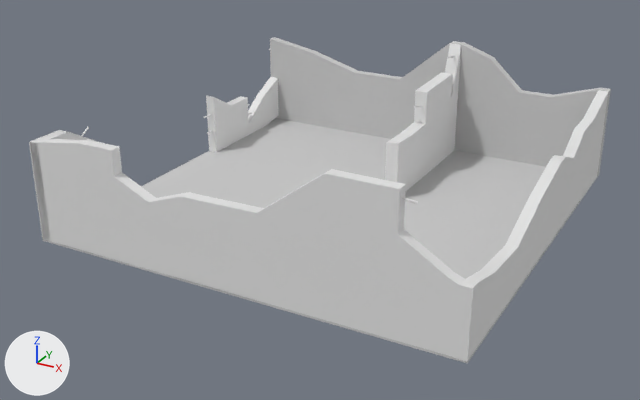
Before and after pictures for a commit that changed the FBX model Laikos/LaikosContent/Models/Decorations/Ruins2/ruins.FBX.
Rendered twice from a camera (50 mm lens) standing at (18.1, -35.3, 17.6) and looking at (-0.6, -1.4, 0.7). Every picture has the same lights, and +X, +Y and +Z are marked at lower left. Where no turn or scale is listed for an object, it has been applied to the vertices.
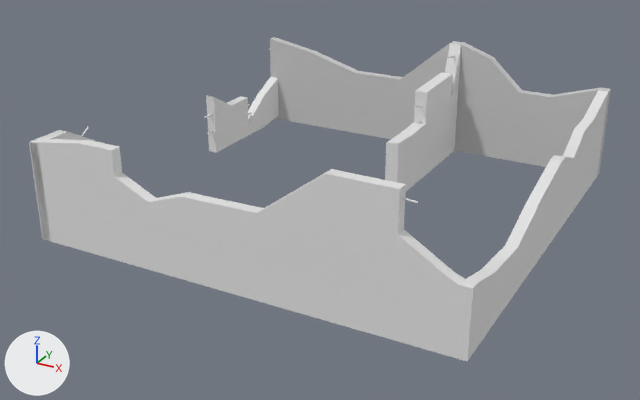
Location of each change, [x1, y1, x2, y2] in pixels of the pictures (640 x 400 px):
'floor', deleted: before [43, 118, 599, 363]

Edits to the bpy script that builds the scene:
```text
Remove ob_floor:
    ob_floor = bpy.data.objects.new('floor', me_floor_ncl1_1)
    ob_floor.location = (0.0, 0.0, 0.0)
```
